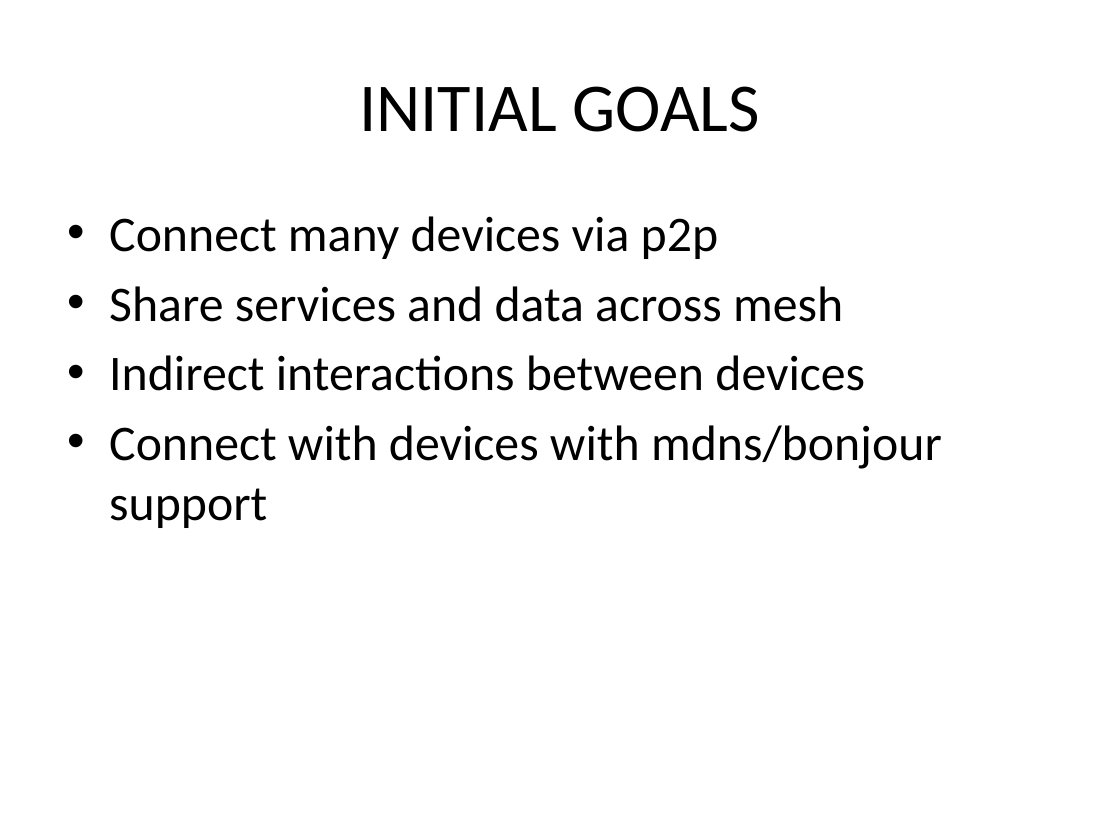
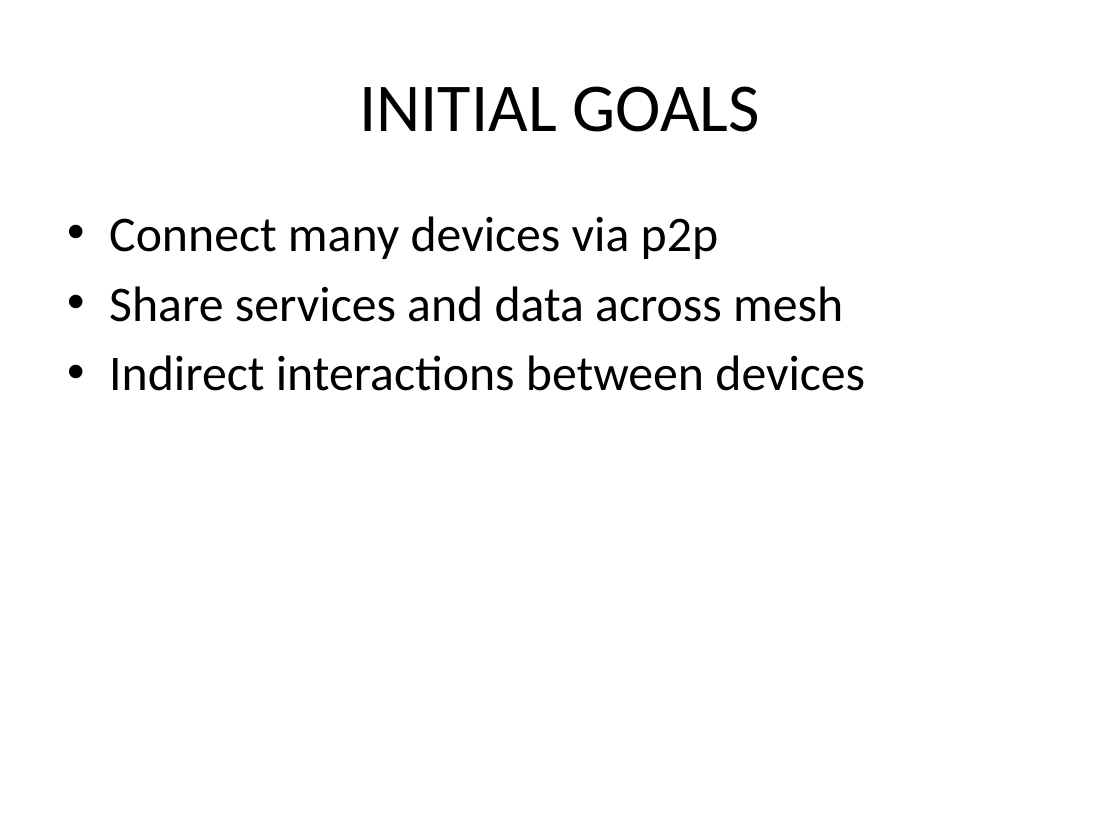
Before and after one commit to tridcatov/nc-mesh, a slide deck: slide 2 of hackaton.pptx. Drawn at 1120x840 pixels with LibreOffice and Linux fonts; fonts in the diff are those of the drawing. Boxes give left, top, right and bottom in pixels: in the first picture for what was removed or moved away, otherwise in the second. Text is boxed around its words. In the diff, an @@ line names an element or a change of style, - is before the commit and + after.

```diff
--- a/hackaton.pptx
+++ b/hackaton.pptx
@@ text at [109, 425, 942, 528]: paragraph removed @@
-• Connect with devices with mdns/bonjour support
```
Also in this commit, not shown: 1 other slide changed.
